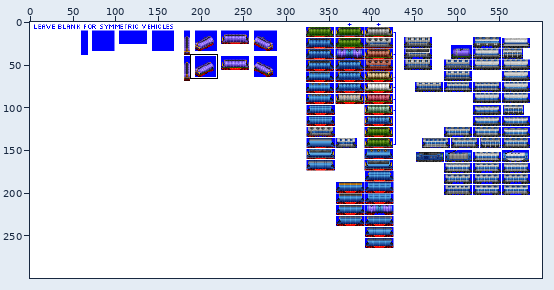
Two versions of one sprite sheet, src/graphics/pony/covered_hopper_car_pony_gen_6C.png. The picture above shows the old version from afar; the outline marks the close-up.
Close-up. Before the edit:
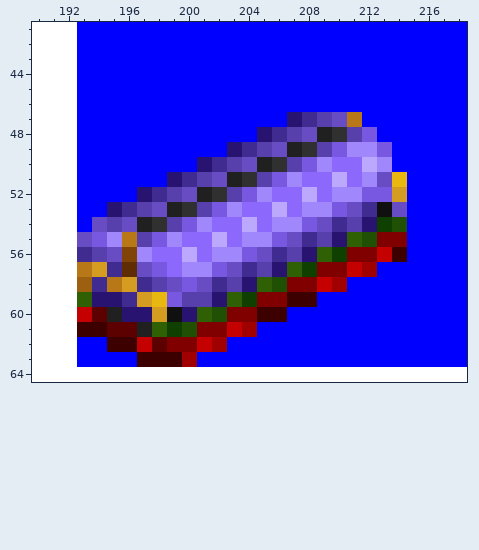
The file is 600x300 pixels. Colours within 5 levels of each other are drawn and written as one. Shown: x 190..218, y 41..64. The commit also changed other parts of the picture, which this record leaves out.
The same view after the edit:
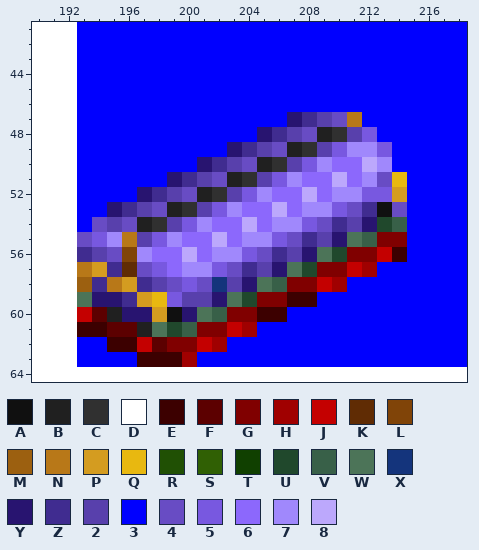
Palette (. is transparent): A #101010  B #202020  C #303030  D #ffffff  E #3c0000  F #5c0000  G #800000  H #a00000  J #c40000  K #602c04  L #804408  M #9c6010  N #b87818  P #d49c20  Q #e8b810  R #205004  S #306004  T #104000  U #20482c  V #386048  W #4c7458  X #14347c  Y #281470  Z #402c90  2 #5840ac  3 #0000ff  4 #684cc4  5 #7858e0  6 #8c68fc  7 #a088fc  8 #bca8fc
From old to new:
@@ x 190..218 @@
 53 DDD33YZ24BC25766867754ZA43333
-54 DDD3424BC25766867754Z2YTR3333
-55 DDD457N25766867754Z2YSRGG3333
-56 DDDZ24L766867754Z2YSTGGJE3333
-57 DDDNPZK4567754Z2YSTGGJH333333
-58 DDDMZNPZ2454Z2YSRGGJH33333333
-59 DDDSYYZPQ522YSTGGEE3333333333
-60 DDDJFBYYPAYSRGGEE333333333333
-61 DDDEEFFBSTRGGJH33333333333333
+54 DDD3424BC25766867754Z2YUV3333
+55 DDD457N25766867754Z2YWVGG3333
+56 DDDZ24L766867754Z2YWUGGJE3333
+57 DDDNPZK4567754Z2YWUGGJH333333
+58 DDDMZNPZ2454X2YWVGGJH33333333
+59 DDDWYYZPQ522YWUGGEE3333333333
+60 DDDJFBYYPAYWVGGEE333333333333
+61 DDDEEFFBWUVGGJH33333333333333
 62 DDD33EEJFGGJH3333333333333333
